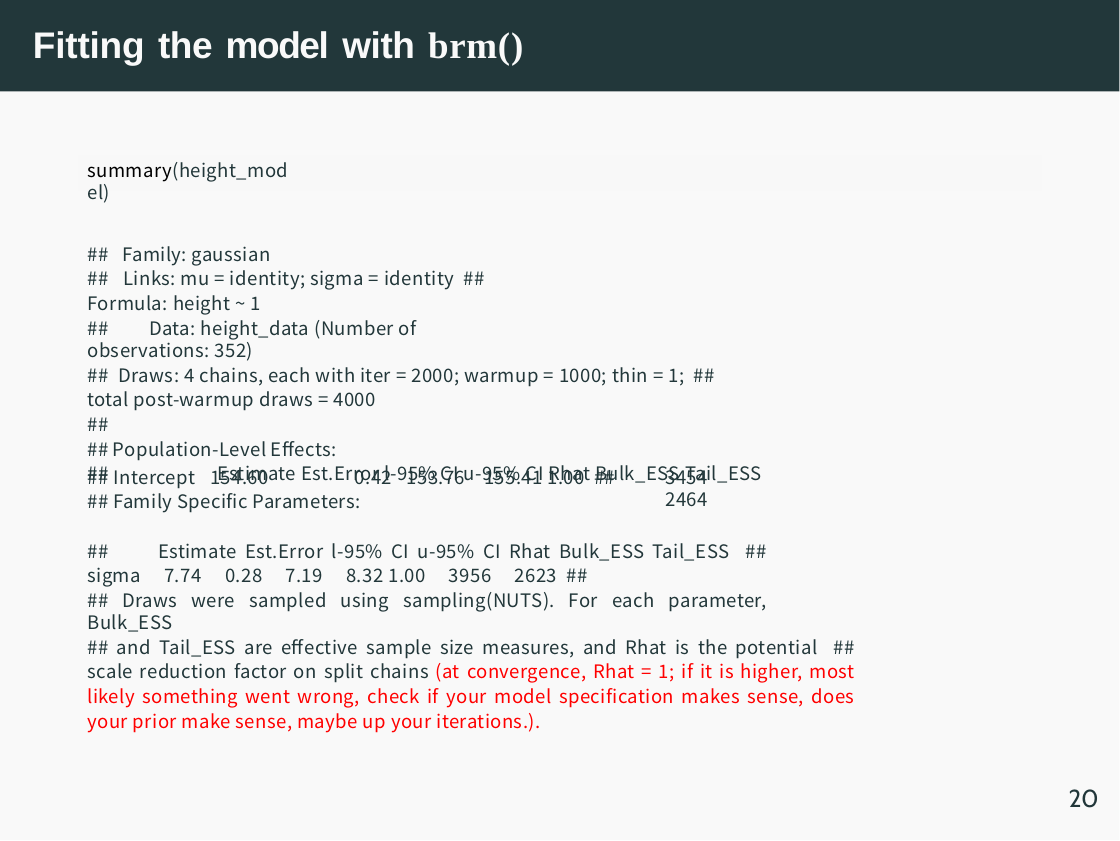
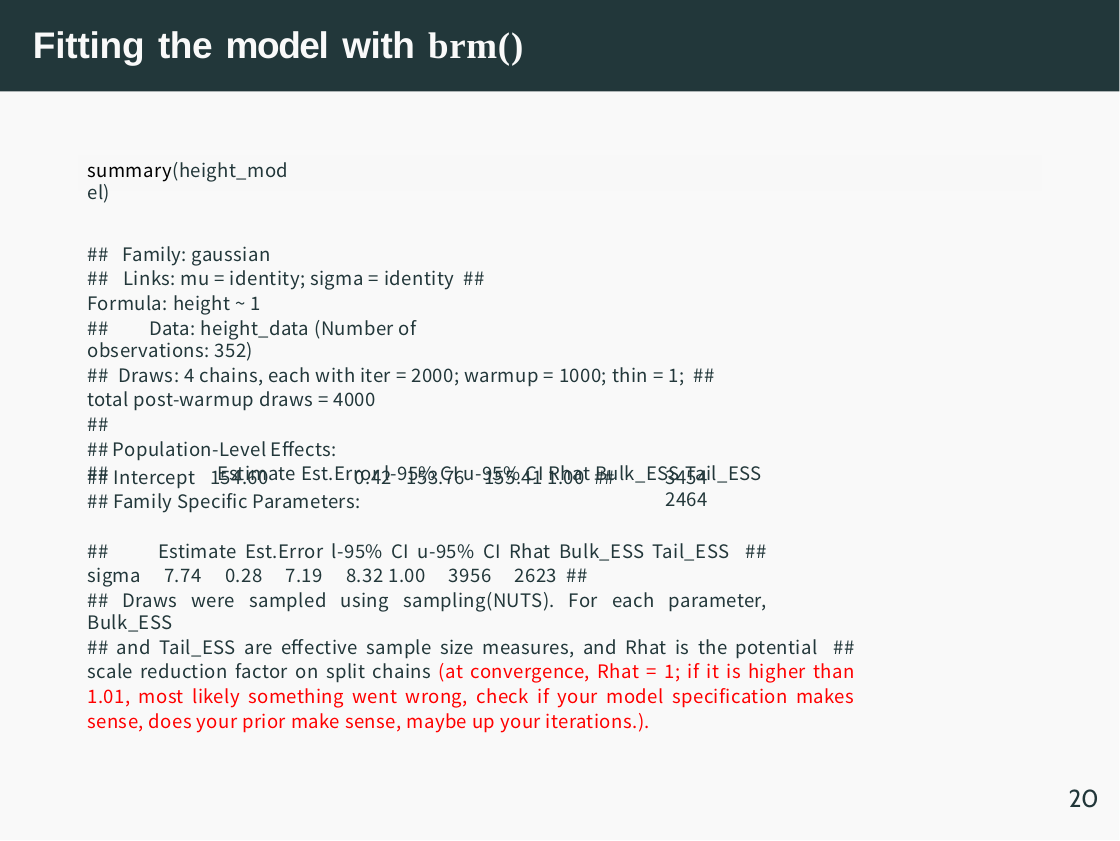
Before and after one commit to Lena-Marreel/IADS_SC_Day9_BayesianIntro2, a slide deck: slide 22 of day 2 slides.pptx. Drawn at 1120x841 pixels with LibreOffice and Linux fonts; fonts in the diff are those of the drawing. Boxes give left, top, right and bottom in pixels: in the first picture for what was removed or moved away, otherwise in the second. Text is boxed around its words. In the diff, an @@ line names an element or a change of style, - is before the commit and + after.

```diff
--- a/day 2 slides.pptx
+++ b/day 2 slides.pptx
@@ text at [87,639,854,733]: text changed @@
-## and Tail_ESS are effective sample size measures, and Rhat is the potential ## scale reduction factor on split chains (at convergence, Rhat = 1; if it is higher, most likely something went wrong, check if your model specification makes sense, does your prior make sense, maybe up your iterations.).
+## and Tail_ESS are effective sample size measures, and Rhat is the potential ## scale reduction factor on split chains (at convergence, Rhat = 1; if it is higher than 1.01, most likely something went wrong, check if your model specification makes sense, does your prior make sense, maybe up your iterations.).
```
Also in this commit, not shown: 8 other slides changed.
